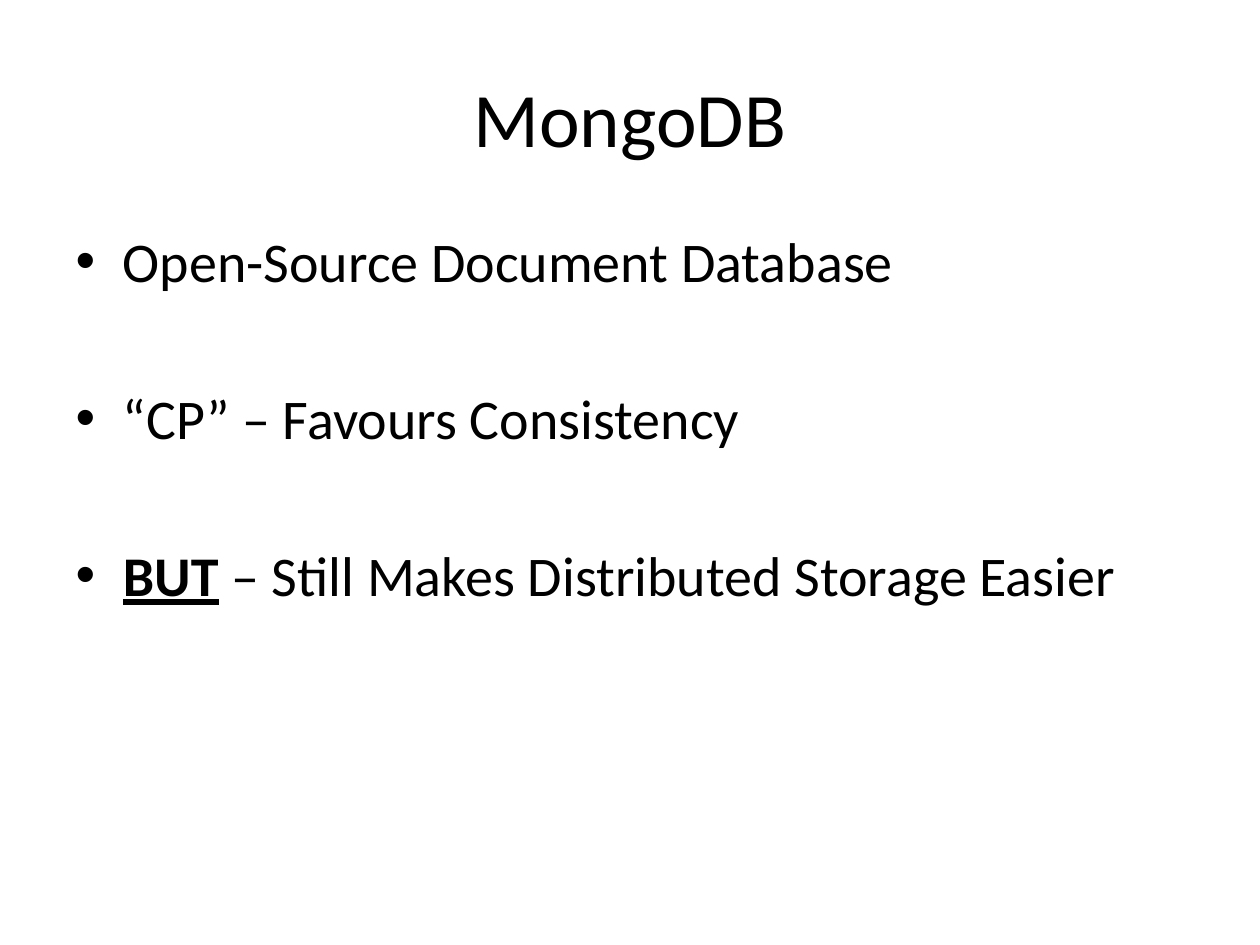
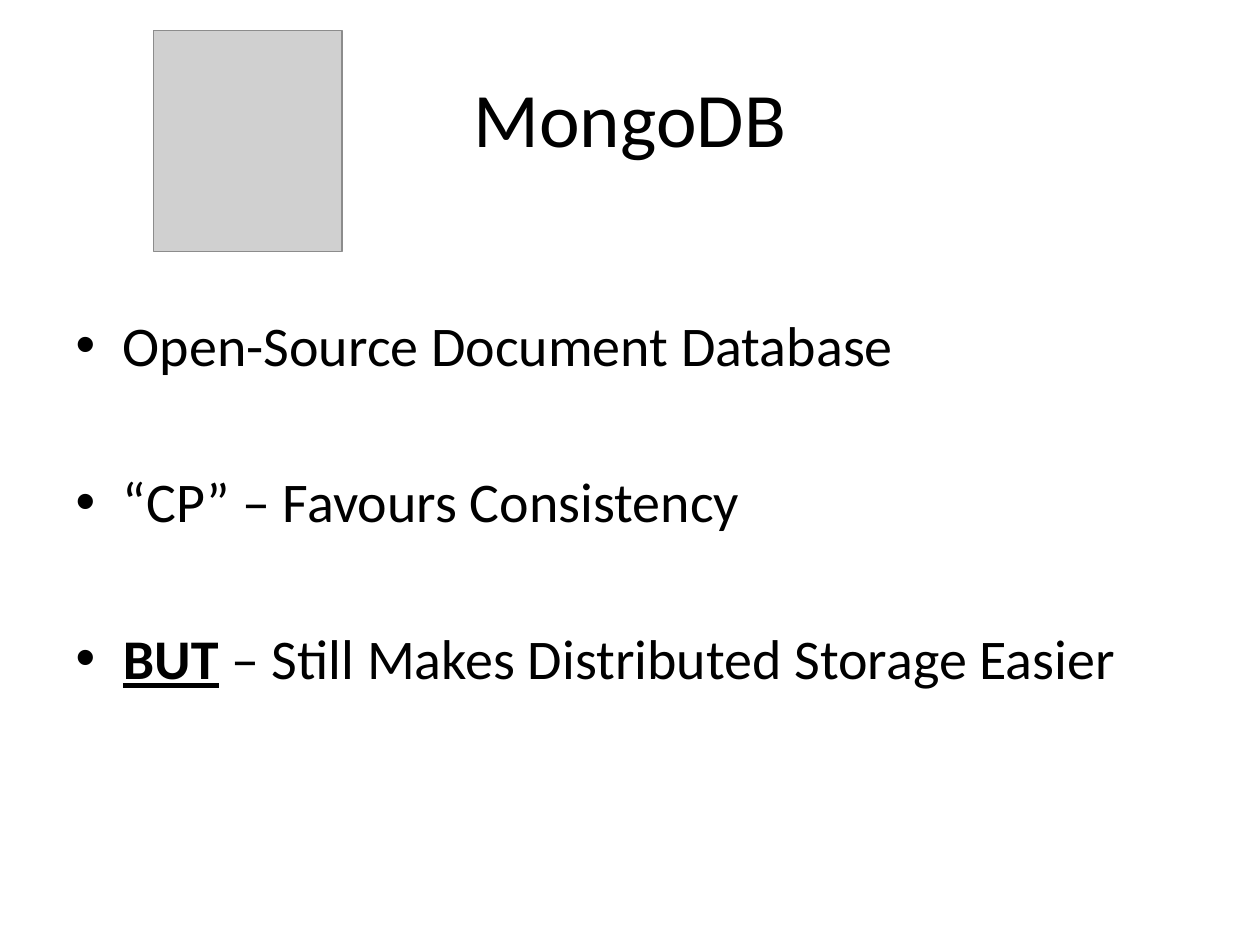
Before and after one commit to alexdgarland/database-demos, a slide deck: slide 31 of Slides/Not Only SQL - Picking A Database for DotNET.pptx (slide 30 before the commit). Drawn at 1260x945 pixels with LibreOffice and Linux fonts; fonts in the diff are those of the drawing; grey boxes stand for pictures. Boxes give left, top, right and bottom in pixels: in the first picture for what was removed or moved away, otherwise in the second. Text is boxed around its words. In the diff, an @@ line names an element or a change of style, - is before the commit and + after.

```diff
--- a/Slides/Not Only SQL - Picking A Database for DotNET.pptx
+++ b/Slides/Not Only SQL - Picking A Database for DotNET.pptx
@@ picture added at (x1=154, y1=30, x2=343, y2=251) @@
@@ text "Open-Source Document Database" moved from (x1=123, y1=243, x2=1115, y2=606) to (x1=123, y1=327, x2=1115, y2=689) @@
```
Also in this commit, not shown: 5 other slides changed, 4 slides added, 4 slides removed.
